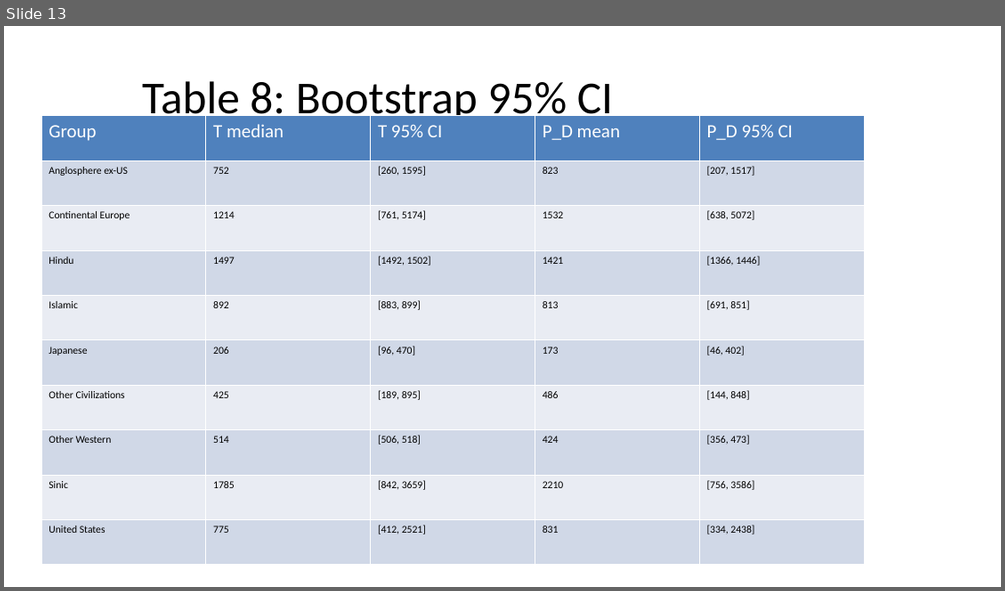
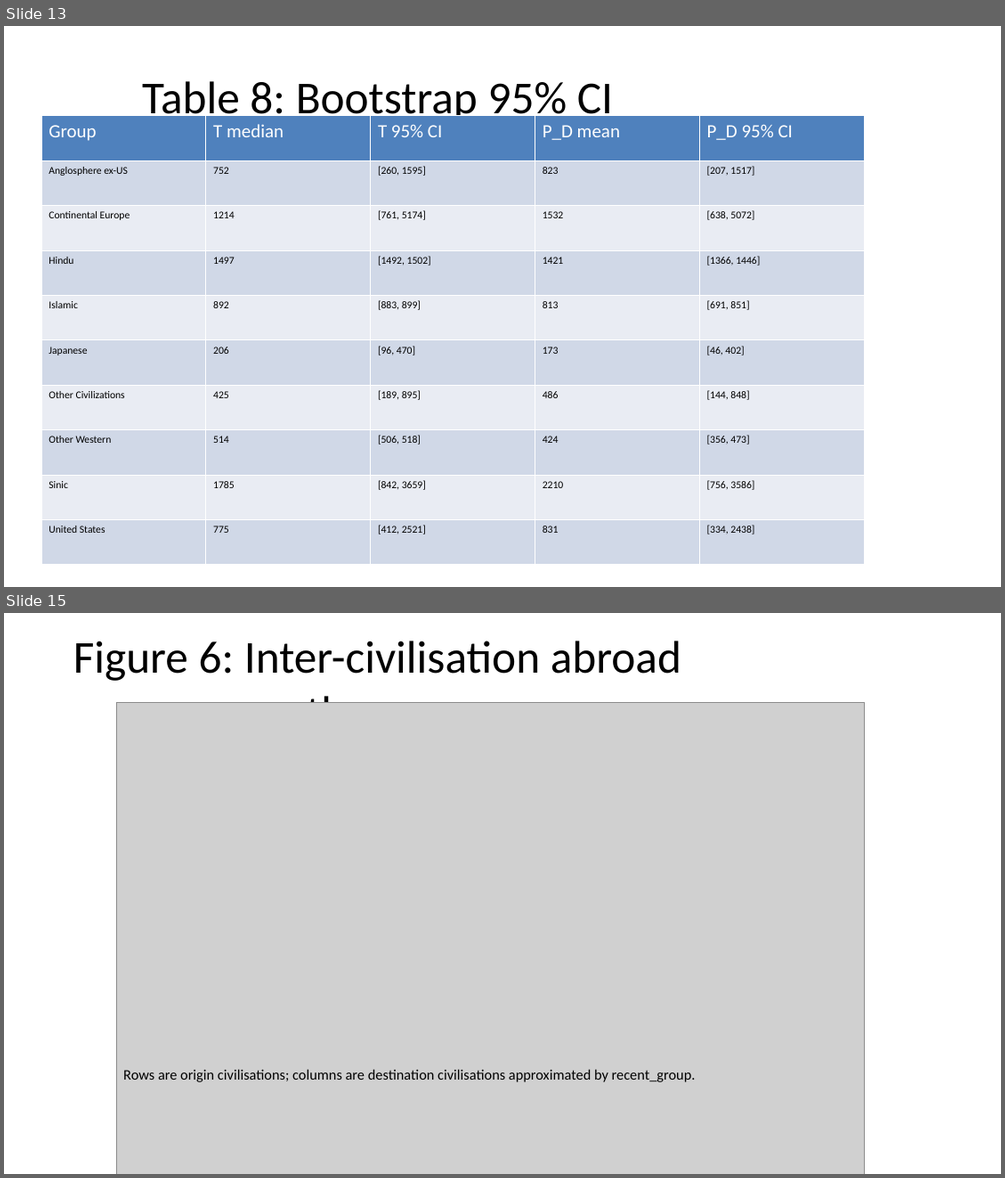
Before and after one commit to bougtoir/medical-accident-its-analysis, a slide deck: researcher_mobility_ode/docs/manuscript_full_article_figures.pptx. Shown one above the other, each under a label of ours: slide 13 before the commit, slides 13 and 15 after it; the slides between them are not shown. The pictures are 1005x591 and 1005x1178 pixels, drawn with LibreOffice and Linux fonts; fonts in the diff are those of the drawing; grey boxes stand for pictures. Boxes give left, top, right and bottom in pixels: in the first picture for what was removed or moved away, otherwise in the second. Text is boxed around its words. In the diff, an @@ line names an element or a change of style, - is before the commit and + after.

```diff
--- a/researcher_mobility_ode/docs/manuscript_full_article_figures.pptx
+++ b/researcher_mobility_ode/docs/manuscript_full_article_figures.pptx
@@ slide 15 added at box(4, 613, 1001, 1174), background #FFFFFF @@
@@ title added at box(73, 641, 681, 703), 44 pt, text #000000 @@
+Figure 6: Inter-civilisation abroad author-years
@@ picture added at box(116, 703, 864, 1174) @@
@@ text added at box(123, 1069, 696, 1082), 14 pt, text #000000 @@
+Rows are origin civilisations; columns are destination civilisations approximated by recent_group.
```
Also in this commit, not shown: 6 other slides added, 7 other files.
